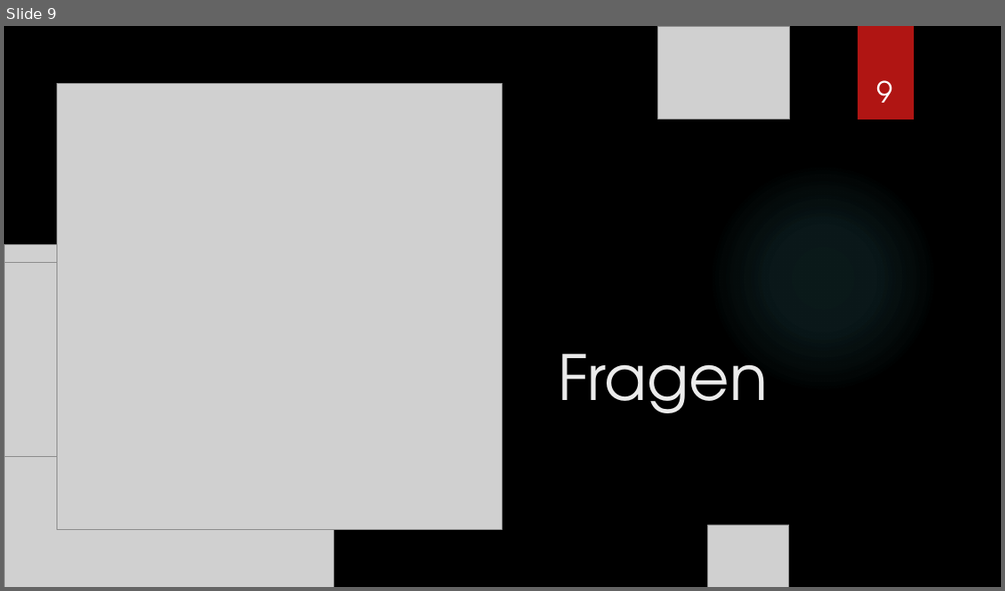
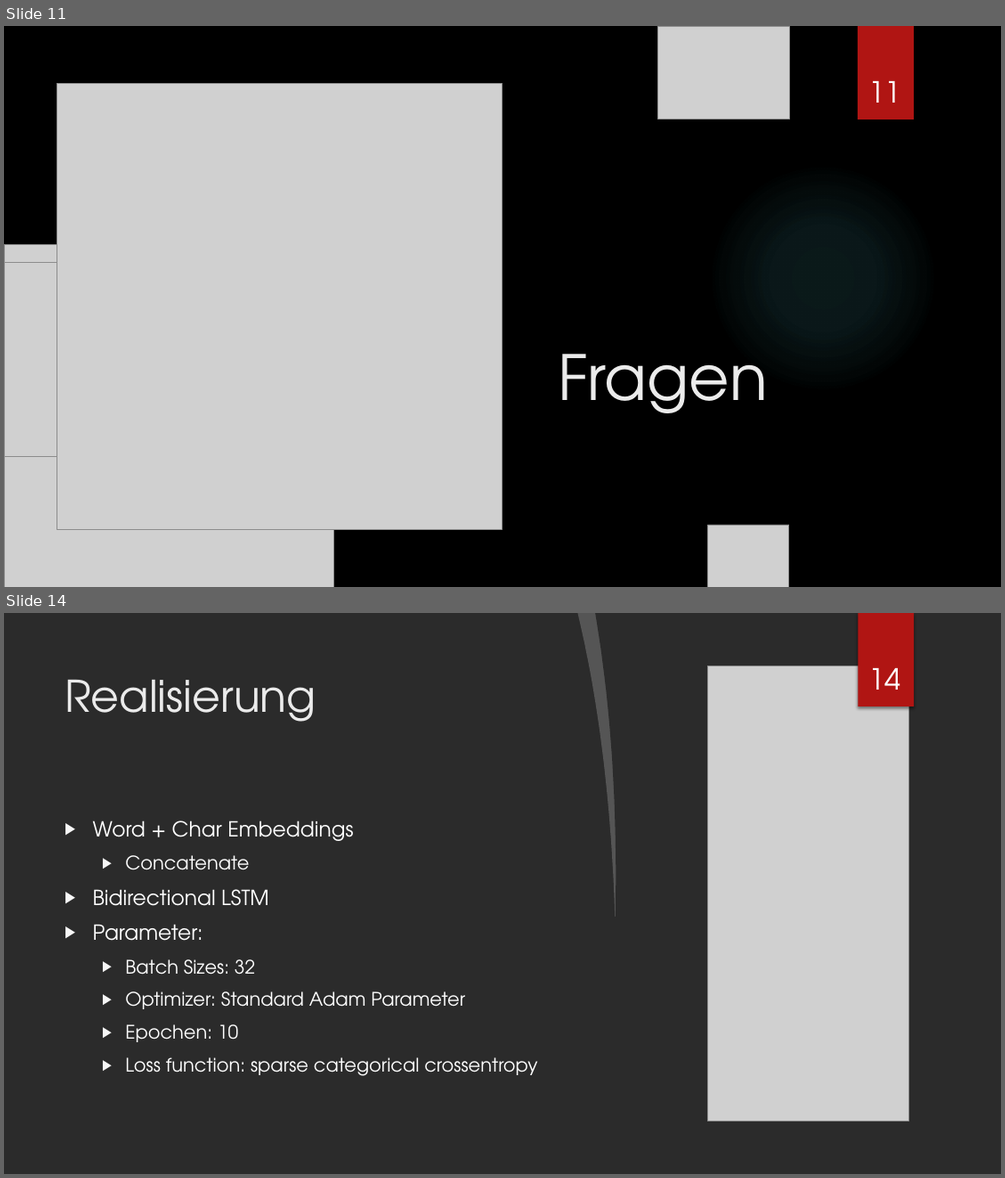
Before and after one commit to thilobru/BigData, a slide deck: Präsentation/präsentation.pptx. Shown one above the other, each under a label of ours: slide 9 before the commit, slides 11 and 14 after it; the slides between them are not shown. The pictures are 1005x591 and 1005x1178 pixels, drawn with LibreOffice and Linux fonts; fonts in the diff are those of the drawing; grey boxes stand for pictures; background and template pictures are left out; a plain dark background stands for a picture behind light text. Boxes give left, top, right and bottom in pixels: in the first picture for what was removed or moved away, otherwise in the second. Text is boxed around its words. In the diff, an @@ line names an element or a change of style, - is before the commit and + after.

```diff
--- a/Präsentation/präsentation.pptx
+++ b/Präsentation/präsentation.pptx
@@ slide 14 added at bbox=[4, 613, 1001, 1174], background picture (left out) @@
@@ freeform shape added at bbox=[577, 613, 623, 916], fill #FFFFFF at 20% opacity @@
@@ freeform shape added at bbox=[595, 613, 1001, 1174], fill #FFFFFF @@
@@ rectangle added at bbox=[858, 613, 914, 706], fill #B01513 @@
@@ rectangle added at bbox=[858, 613, 914, 706], fill #B01513 @@
@@ title added at bbox=[65, 679, 316, 722], 42 pt, text #EBEBEB @@
+Realisierung
@@ picture added at bbox=[708, 666, 909, 1121] @@
@@ page number added at bbox=[868, 668, 900, 690], 28 pt, text #FFFFFF @@
+14
@@ ellipse added at bbox=[708, 750, 938, 981], fill gradient #F3F3F3 @@
@@ text added at bbox=[93, 820, 537, 1076], 18 pt, text #FFFFFF @@
+▶ Word + Char Embeddings
+  ▶ Concatenate
+▶ Bidirectional LSTM
+▶ Parameter:
+  ▶ Batch Sizes: 32
+  ▶ Optimizer: Standard Adam Parameter
+  ▶ Epochen: 10
+  ▶ Loss function: sparse categorical crossentropy
@@ what was slide 9 is now slide 11 @@
@@ page number at bbox=[868, 81, 900, 103]: text changed @@
-9
+11
```
Also in this commit, not shown: 2 slides changed, 10 other slides added, 6 slides removed, 5 other files.
